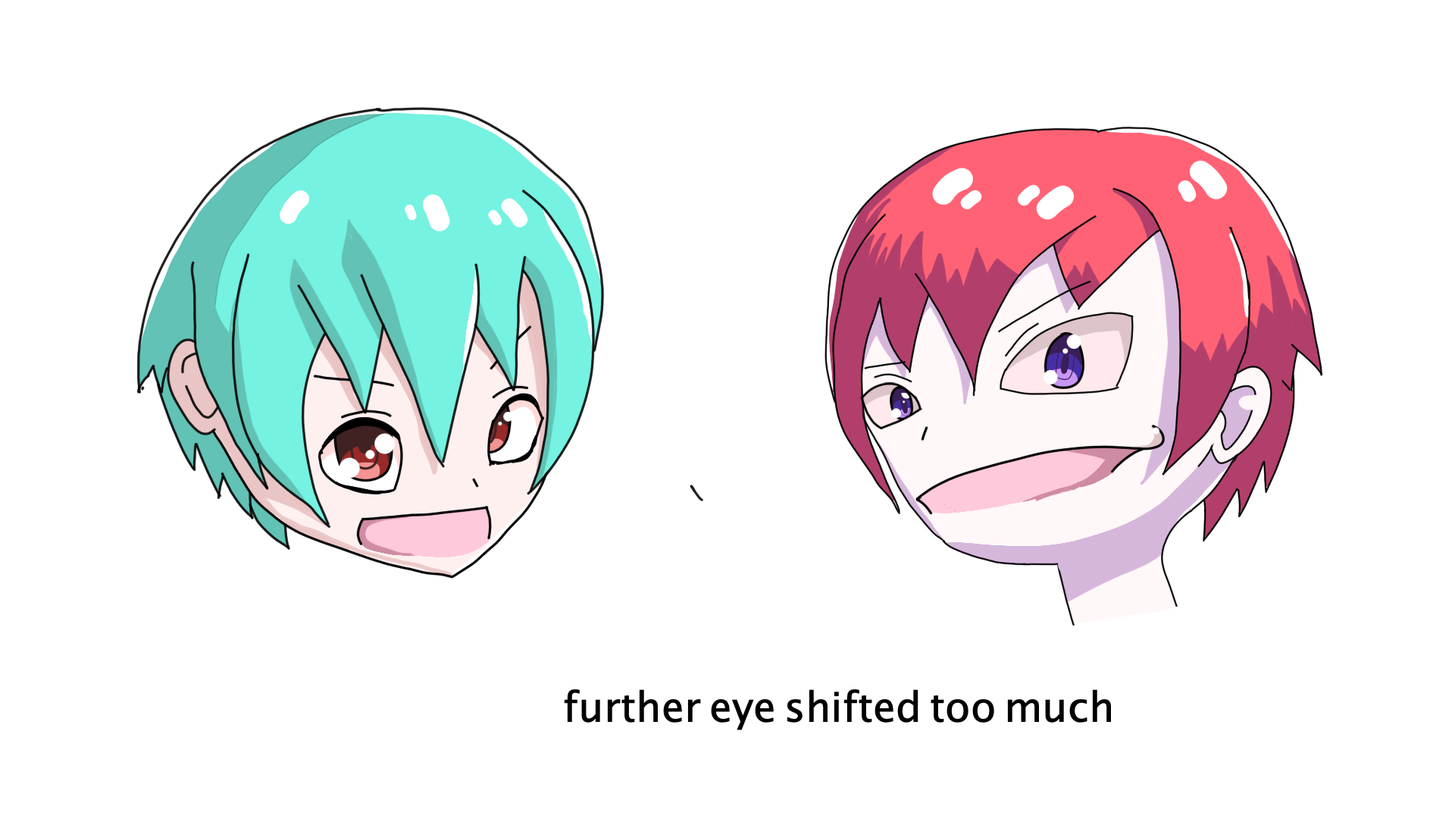
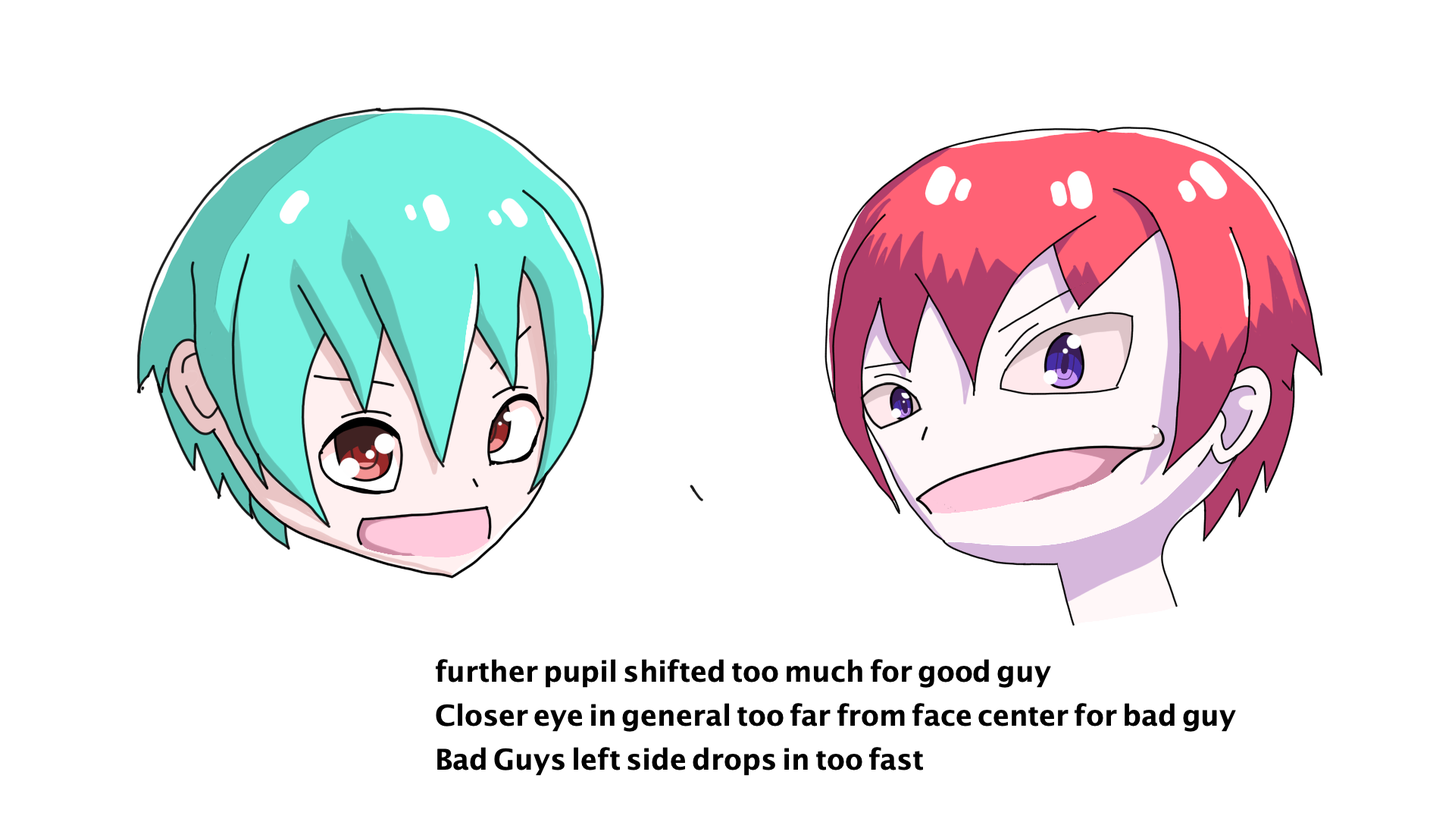
Before/after of a (1455, 819) layered artwork. What changed in the layer stack:
painted on "HairHighLights" over [924,129,1256,292]
painted on "mouthColor" (1st of 2, in "Char2" › "Color") over [435,129,1256,776]
painted on "hair" (2nd of 3, in "Char2" › "Color") over [435,129,1256,776]
renamed "eyebrows" to "eyebrowsLines", moved it into group "Color" over [829,242,1092,364]
